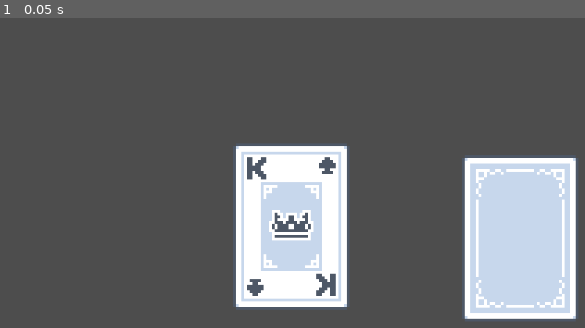
Above: before the commit, frame 1.
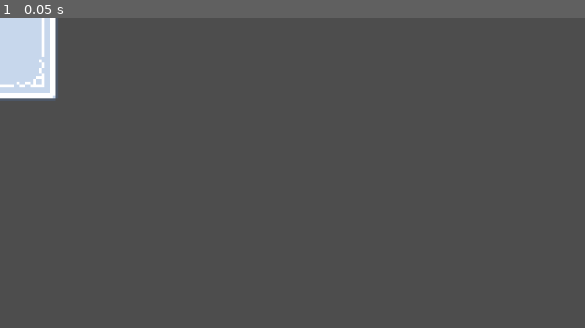
Above: after the commit, the same moment.

Repository: MathieuVavrille/BeloteAI
Game: Godot game, scene res://card.tscn
Two runs of this game, one before a commit and one after it. Both use one fixed random seed, a clock stepped at 60 frames per second and the inputs below. The project has no main scene, so this scene is started directly.
Inputs:
- Up to frame 1 (0.05 s): no input

The runs differ from the first frame. In frame 1, 24% of the frame differs, in the area x 0-99%, y 0-98%.
Error after the commit: Parse Error: Expected ":" after "if" condition. (res://card.gd:13)

Commit message:
need to turn card

Diff:
--- a/card.gd
+++ b/card.gd
@@ -10,14 +10,14 @@
 	$Front.texture = load("res://assets/cards/" + get_card_name())
 
 func _process(delta: float) -> void:
-	pass
+	if Input.is_action_just_pressed("ui_accept")
 
 
 func get_card_name() -> String:
 	var rank_str: String
 	match rank:
 		1: rank_str = "A"
-		11: rank_str = "10"
+		10: rank_str = "10"
 		11: rank_str = "J"
 		12: rank_str = "Q"
 		13: rank_str = "K"
--- a/card.tscn
+++ b/card.tscn
@@ -6,12 +6,12 @@
 
 [node name="Card" type="Node2D"]
 script = ExtResource("1_r0jx5")
-rank = 13
+suit = 1
+rank = 10
 
 [node name="Back" type="Sprite2D" parent="."]
-position = Vector2(750, 318)
 texture = ExtResource("2_wokpp")
 
 [node name="Front" type="Sprite2D" parent="."]
-position = Vector2(420, 301)
+visible = false
 texture = ExtResource("3_fk6bm")
